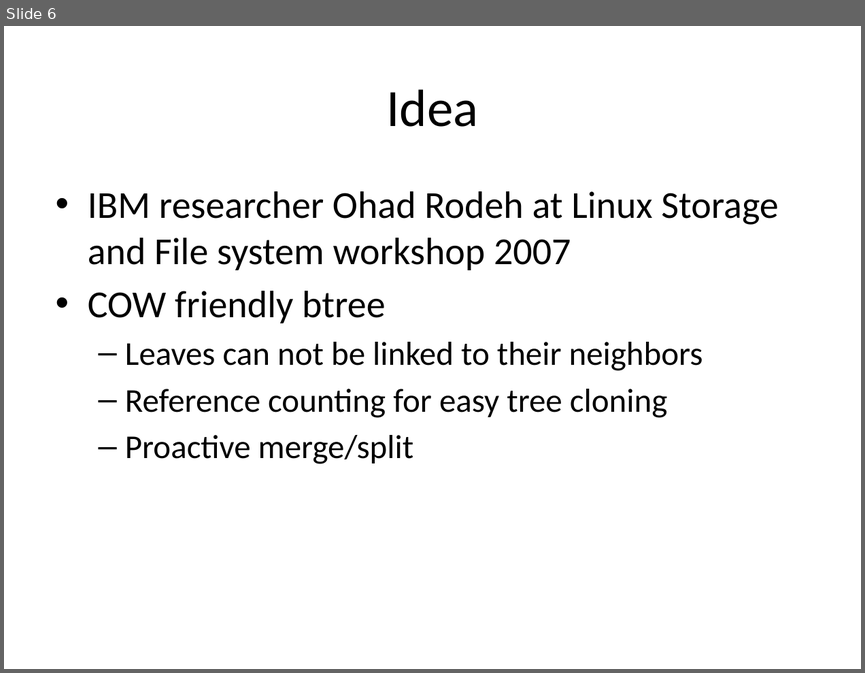
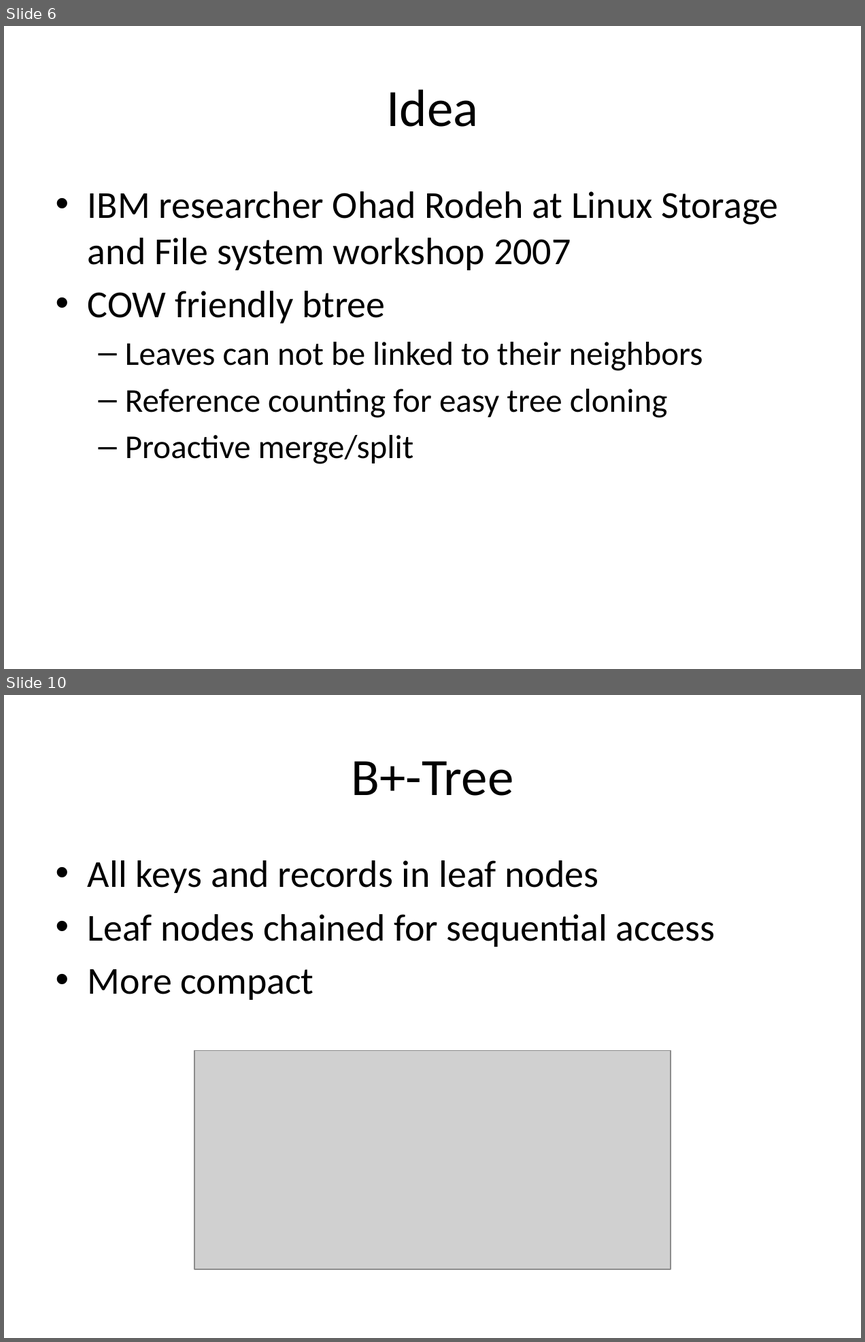
Before and after one commit to liujinmarshall/btrfs-doc, a slide deck: Bacik.pptx. Shown one above the other, each under a label of ours: slide 6 before the commit, slides 6 and 10 after it; the slides between them are not shown. The pictures are 865x673 and 865x1342 pixels, drawn with LibreOffice and Linux fonts; fonts in the diff are those of the drawing; grey boxes stand for pictures. Boxes give left, top, right and bottom in pixels: in the first picture for what was removed or moved away, otherwise in the second. Text is boxed around its words. In the diff, an @@ line names an element or a change of style, - is before the commit and + after.

```diff
--- a/Bacik.pptx
+++ b/Bacik.pptx
@@ slide 10 added at (4,695,861,1338), background #FFFFFF @@
@@ title added at (351,761,513,796), 44 pt, text #000000 @@
+B+-Tree
@@ text added at (88,860,715,1000), 32 pt, text #000000 @@
+• All keys and records in leaf nodes
+• Leaf nodes chained for sequential access
+• More compact
@@ picture added at (194,1050,670,1269) @@
```
Also in this commit, not shown: 3 slides changed, 10 other slides added, 1 slide removed.
